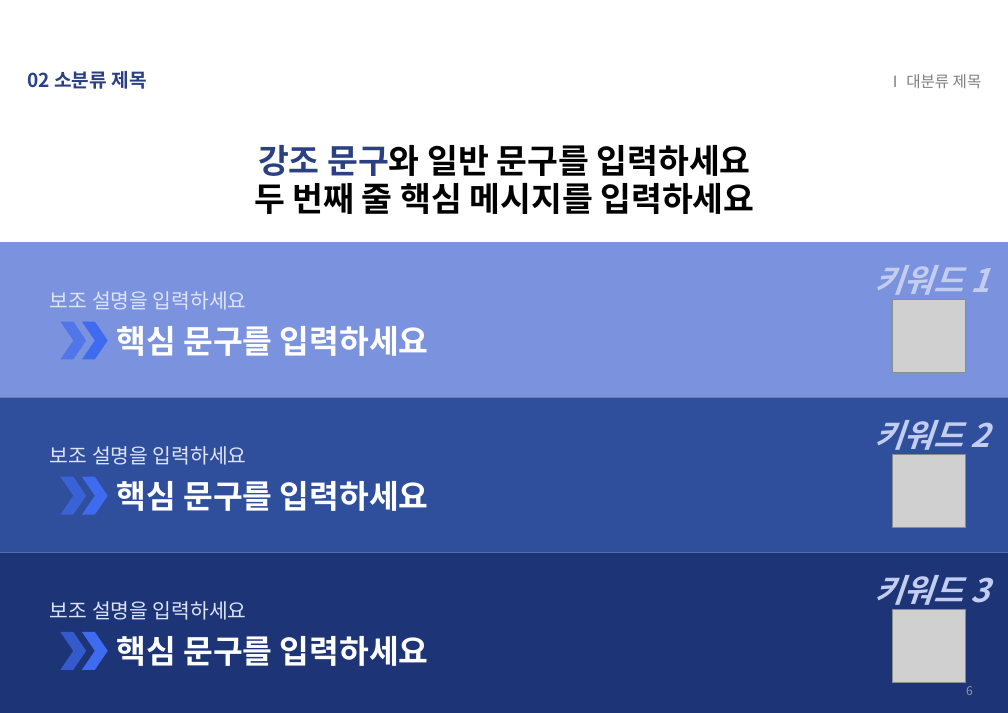
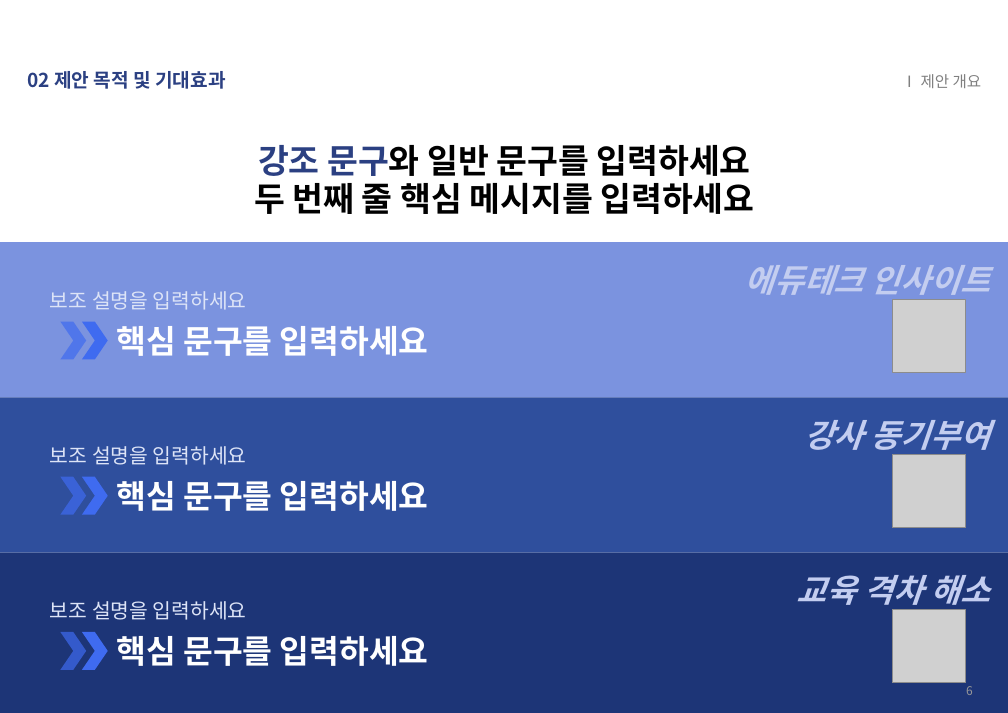
Before and after one commit to jinyor4435/-, a slide deck: slide 6 of 입찰제안서_PPT템플릿_2026SW미래채움.pptx. Drawn at 1008x713 pixels with LibreOffice and Linux fonts; fonts in the diff are those of the drawing; grey boxes stand for pictures. Boxes give left, top, right and bottom in pixels: in the first picture for what was removed or moved away, otherwise in the second. Text is boxed around its words. In the diff, an @@ line names an element or a change of style, - is before the commit and + after.

```diff
--- a/입찰제안서_PPT템플릿_2026SW미래채움.pptx
+++ b/입찰제안서_PPT템플릿_2026SW미래채움.pptx
@@ text at (28,71,225,89): text changed @@
-02 소분류 제목
+02 제안 목적 및 기대효과
@@ text at (902,74,982,88): text changed @@
-Ⅰ 대분류 제목
+Ⅰ 제안 개요
@@ text at (745,265,990,302): text changed @@
-키워드 1
+에듀테크 인사이트
@@ text at (804,420,990,457): text changed @@
-키워드 2
+강사 동기부여
@@ text at (797,575,990,612): text changed @@
-키워드 3
+교육 격차 해소
```
Also in this commit, not shown: 41 other slides changed, 13 slides added, 13 slides removed.
